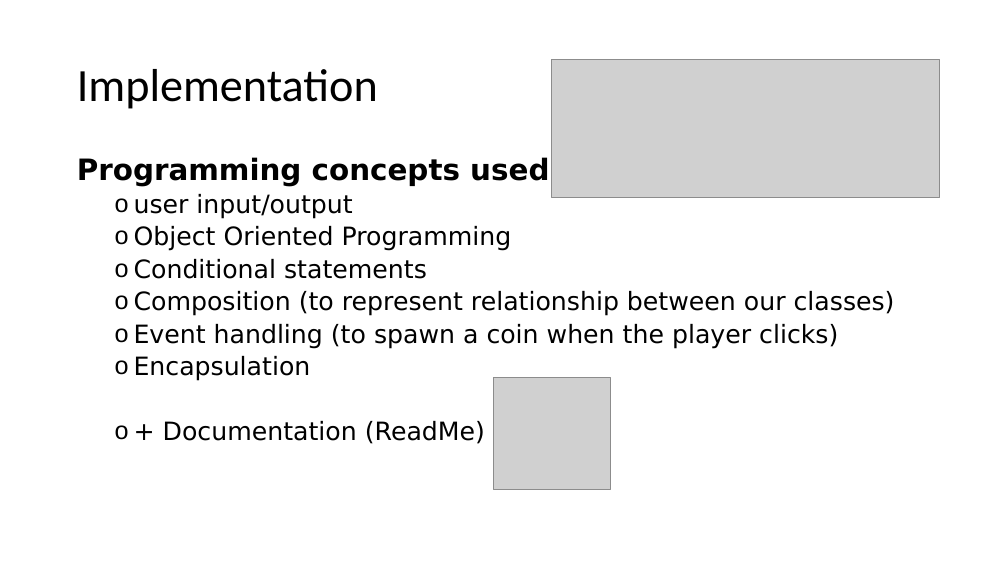
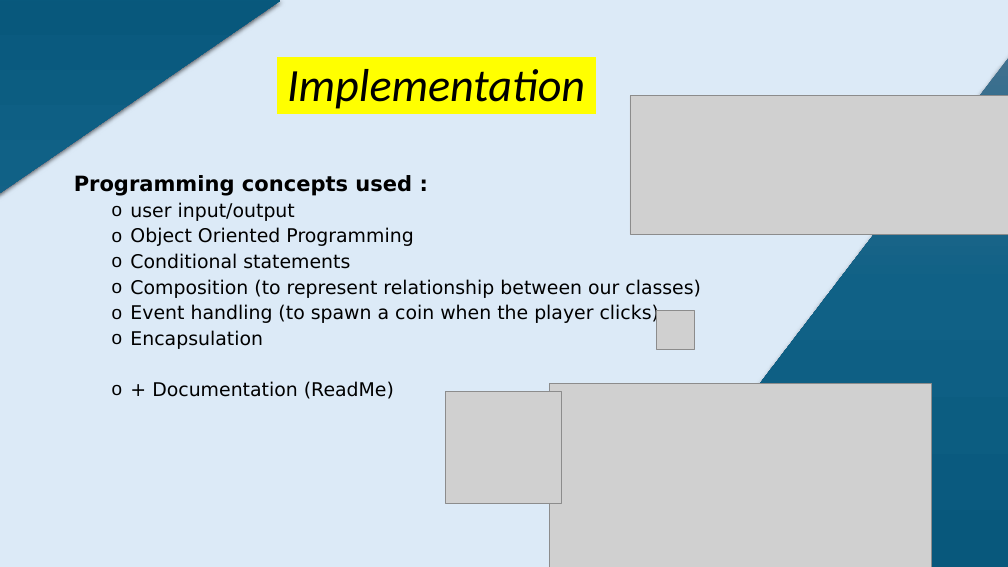
Before and after one commit to aurelienlsn/DIP392, a slide deck: slide 5 of doc/Final Presentation - Project.pptx. Drawn at 1008x567 pixels with LibreOffice and Linux fonts; fonts in the diff are those of the drawing; grey boxes stand for pictures. Boxes give left, top, right and bottom in pixels: in the first picture for what was removed or moved away, otherwise in the second. Text is boxed around its words. In the diff, an @@ line names an element or a change of style, - is before the commit and + after.

Commit message:
updated presentation
updated presentation

```diff
--- a/doc/Final Presentation - Project.pptx
+++ b/doc/Final Presentation - Project.pptx
@@ background #FFFFFF to #DCEAF7 @@
@@ flow chart extract added at [0, 1, 281, 349], fill gradient #4C7591 to #106287 to #09597D @@
@@ flow chart extract added at [620, 0, 1008, 567], fill gradient #4C7591 to #106287 to #09597D @@
@@ title "Implementation": place and size @@
-title "Implementation" at [77, 69, 378, 109]
+title "Implementation" at [287, 69, 585, 109]
@@ title "Implementation" at [287, 69, 585, 109]: highlight none to #FFFF00, italic on @@
@@ picture: place and size @@
-picture at [552, 59, 940, 197]
+picture at [630, 96, 1008, 234]
@@ text "Programming concepts used :": place and size @@
-text "Programming concepts used :" at [77, 157, 895, 444]
+text "Programming concepts used :" at [74, 175, 701, 399]
@@ text "Programming concepts used :" at [74, 175, 701, 399]: size 28 to 20 pt in "Programming concepts used :"; size 24 to 18 pt in "user input/output", "Object Oriented Programming", "Conditional statements", "Composition (to represent relationship between our classes)" and 3 more places @@
@@ picture added at [657, 311, 695, 349] @@
@@ picture added at [550, 383, 932, 567] @@
@@ picture: place and size @@
-picture at [493, 378, 609, 489]
+picture at [445, 392, 562, 503]
```
Also in this commit, not shown: 5 other slides changed, 1 slide added, 1 slide removed.
